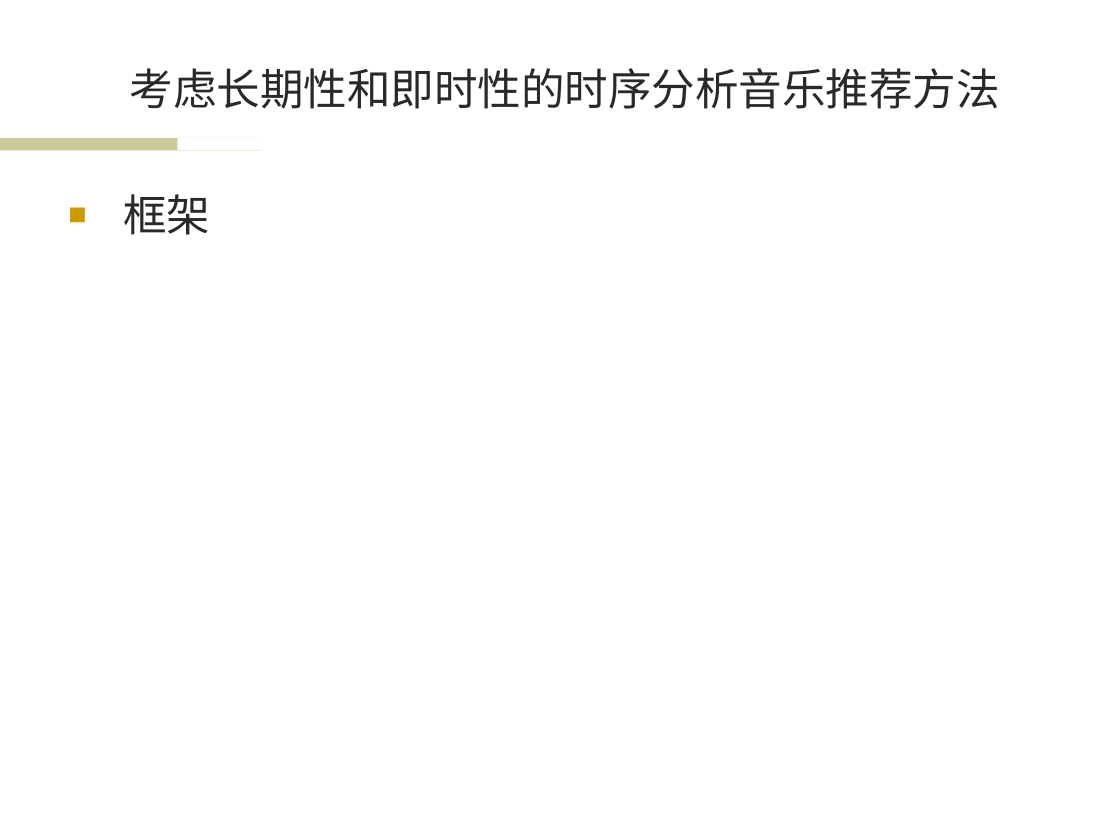
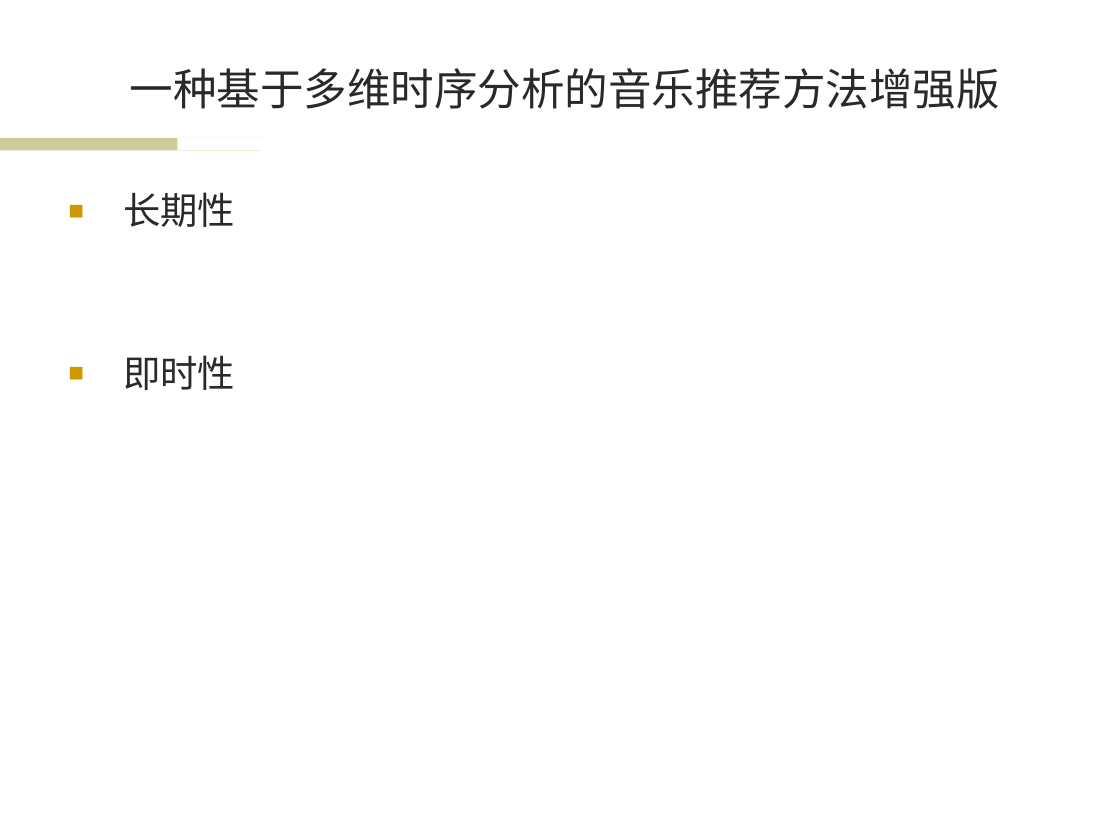
Before and after one commit to wwssttt/NJUThesis, a slide deck: slide 8 of ppt/一种基于时间序列分析的个性化音乐推荐系统及其实现.ppt (slide 9 before the commit). Drawn at 1120x840 pixels with LibreOffice and Linux fonts; fonts in the diff are those of the drawing; background and template pictures are left out. Boxes give left, top, right and bottom in pixels: in the first picture for what was removed or moved away, otherwise in the second. Text is boxed around its words. In the diff, an @@ line names an element or a change of style, - is before the commit and + after.

Commit message:
ppt2
框架图
下步添加实验结果和公式

```diff
--- a/ppt/一种基于时间序列分析的个性化音乐推荐系统及其实现.ppt
+++ b/ppt/一种基于时间序列分析的个性化音乐推荐系统及其实现.ppt
@@ title at (x1=130, y1=68, x2=1000, y2=109): text changed @@
-考虑长期性和即时性的时序分析音乐推荐方法
+一种基于多维时序分析的音乐推荐方法增强版
@@ text at (x1=123, y1=192, x2=235, y2=390): text changed; size 28 to 24 pt @@
-■ 框架
+■ 长期性
+■ 即时性
```
Also in this commit, not shown: 10 other slides changed, 4 slides added, 1 slide removed.
